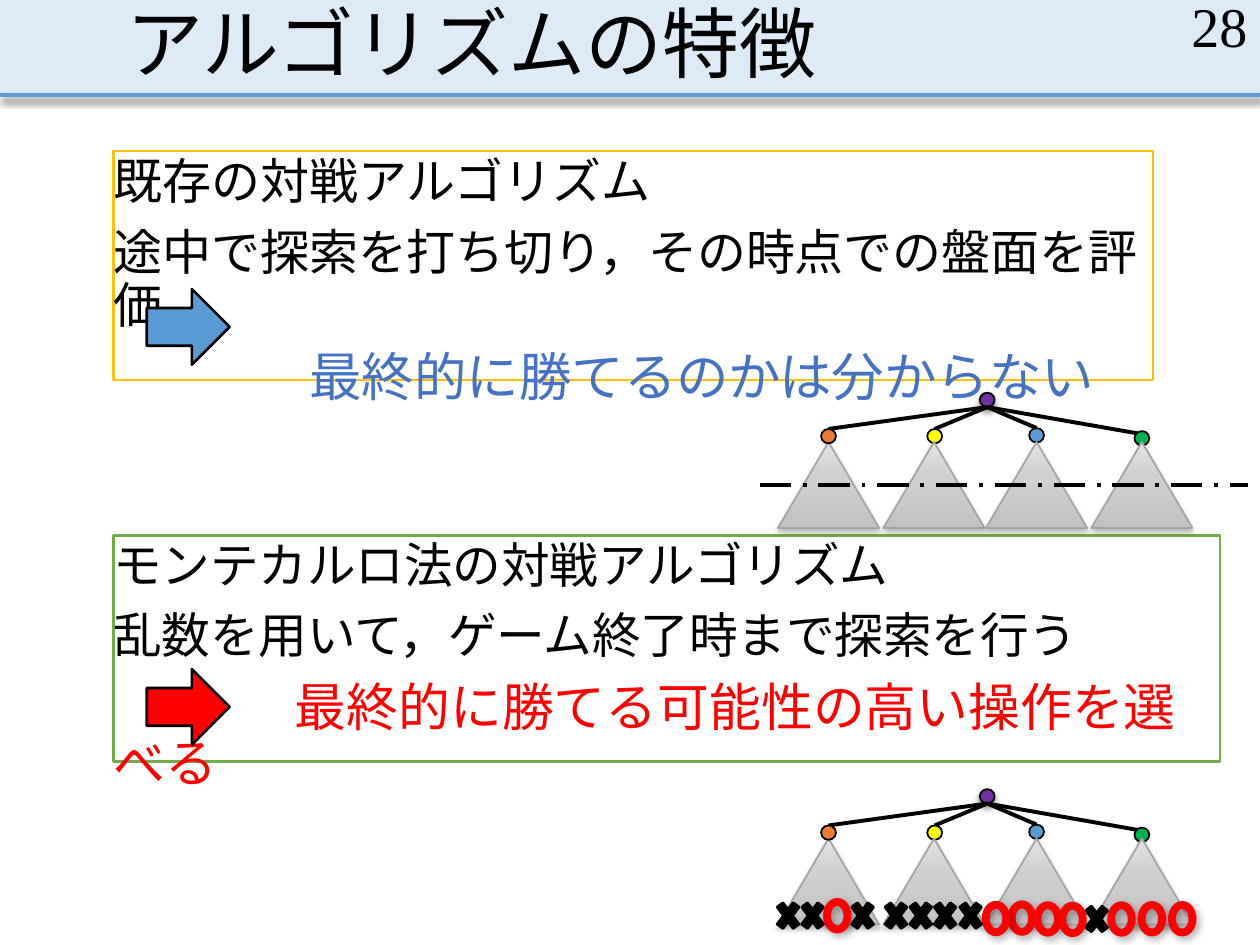
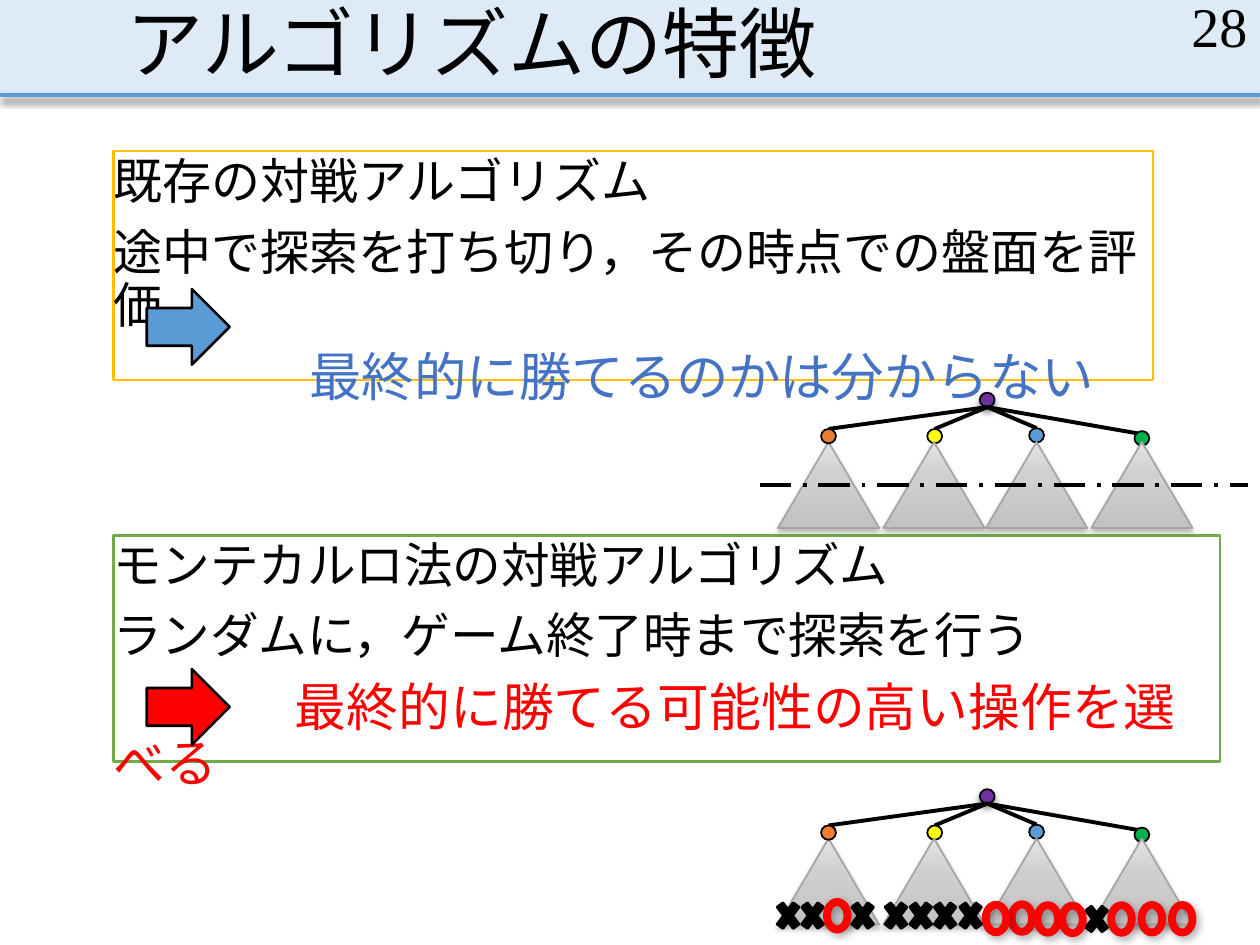
Before and after one commit to MasayaOda/SR, a slide deck: slide 28 of 小田卒論発表 - コピー.pptx. Drawn at 1260x945 pixels with LibreOffice and Linux fonts; fonts in the diff are those of the drawing. Boxes give left, top, right and bottom in pixels: in the first picture for what was removed or moved away, otherwise in the second. Text is boxed around its words. In the diff, an @@ line names an element or a change of style, - is before the commit and + after.

```diff
--- a/小田卒論発表 - コピー.pptx
+++ b/小田卒論発表 - コピー.pptx
@@ text in rectangle at bbox=[113, 604, 1031, 665]: text changed @@
-乱数を用いて，ゲーム終了時まで探索を行う
+ランダムに，ゲーム終了時まで探索を行う
```
Also in this commit, not shown: 20 other slides changed, 1 other file.
